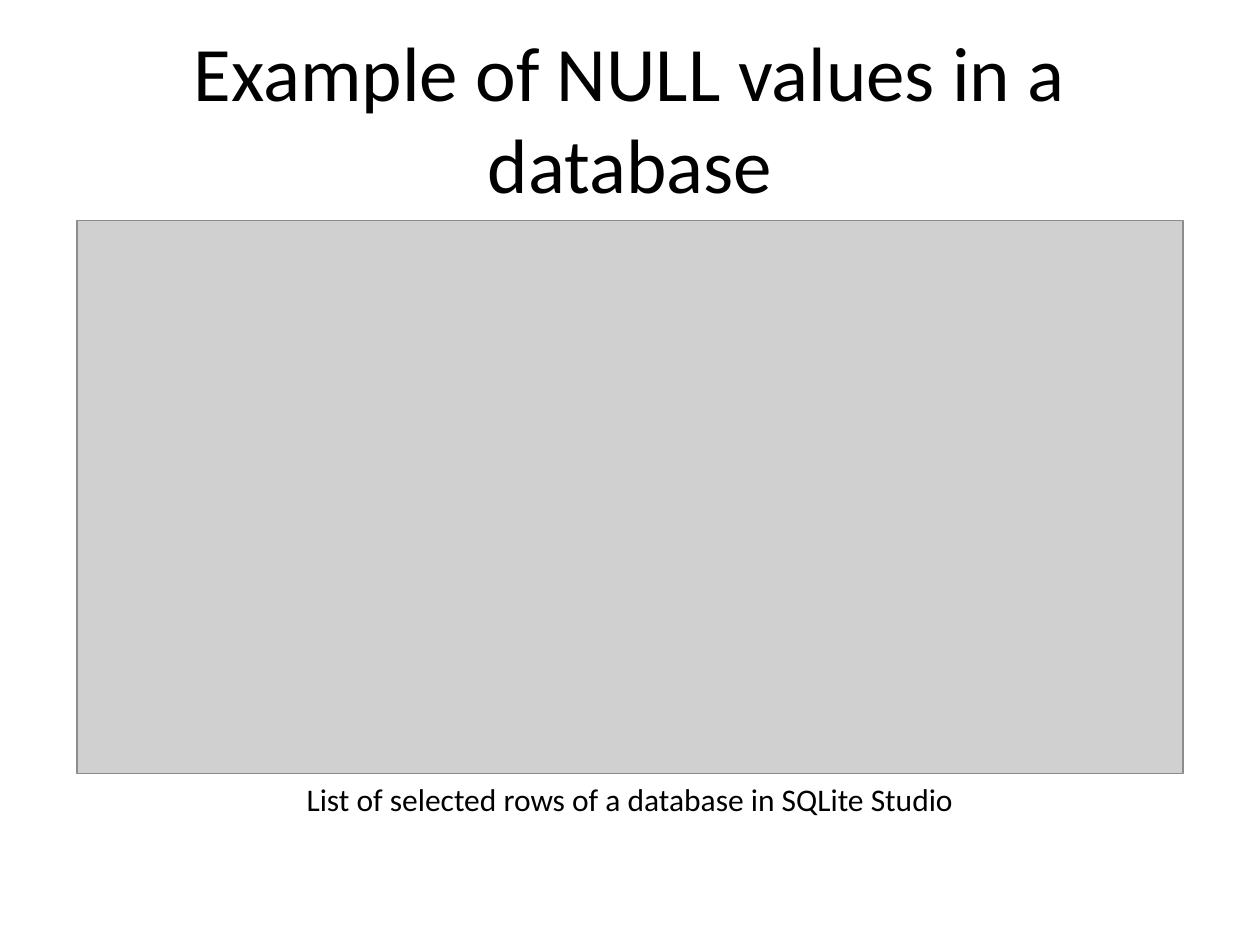
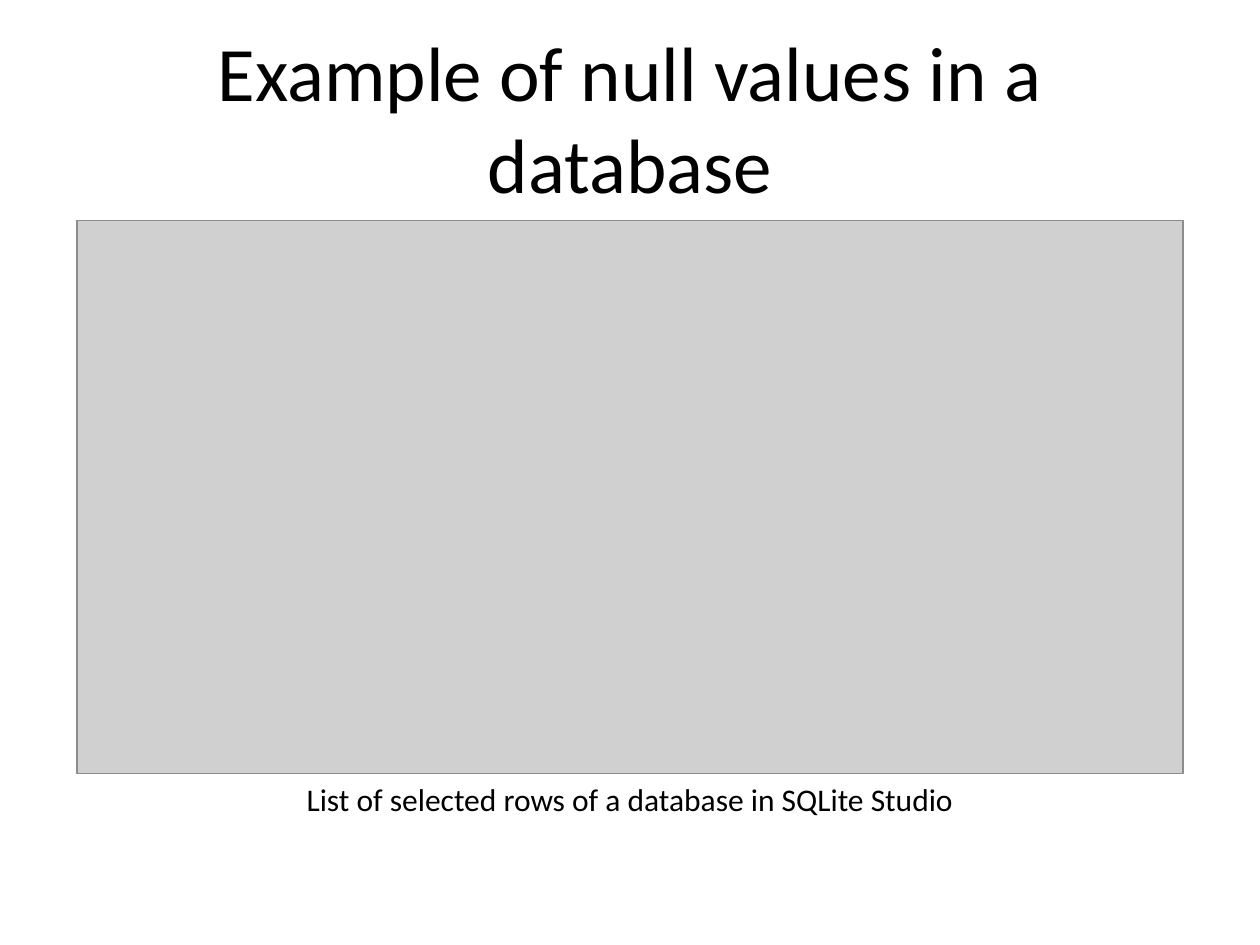
Before and after one commit to pmean/introduction-to-sql, a slide deck: slide 3 of src/null-values.pptx. Drawn at 1260x945 pixels with LibreOffice and Linux fonts; fonts in the diff are those of the drawing; grey boxes stand for pictures. Boxes give left, top, right and bottom in pixels: in the first picture for what was removed or moved away, otherwise in the second. Text is boxed around its words. In the diff, an @@ line names an element or a change of style, - is before the commit and + after.

Commit message:
Split null-values lecture into two parts

```diff
--- a/src/null-values.pptx
+++ b/src/null-values.pptx
@@ title at (218,47,1041,194): text changed @@
-Example of NULL values in a database
+Example of null values in a database
```
Also in this commit, not shown: 7 other slides changed, 5 slides added, 1 other file.
